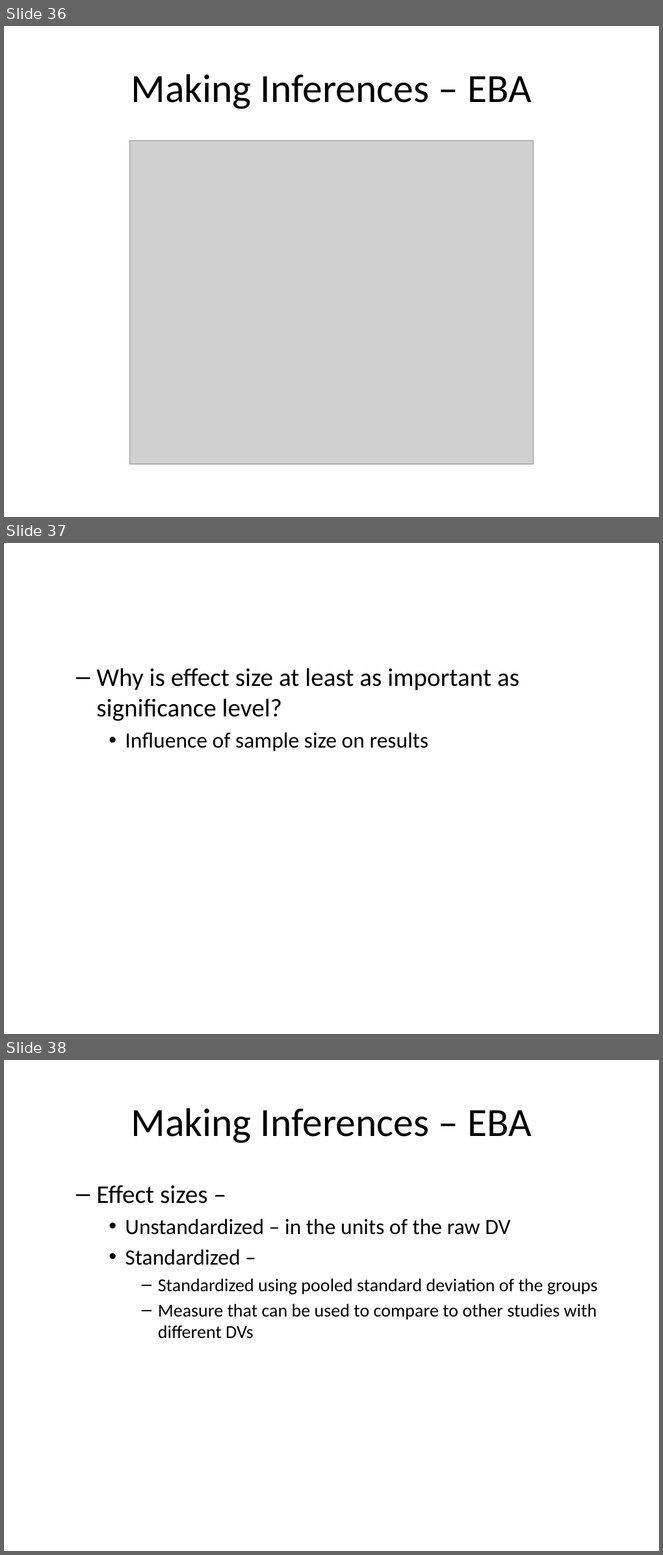
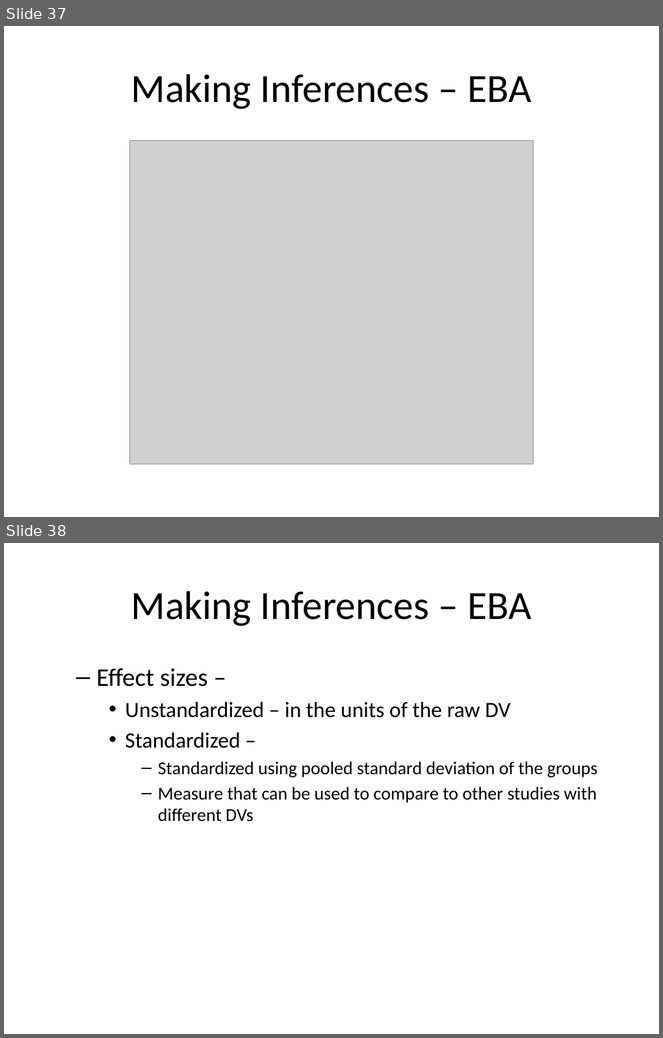
Before and after one commit to classes-medb/5510, a slide deck: doc/video-12-data-analysis.pptx. Shown one above the other, each under a label of ours: slides 36, 37 and 38 before the commit, slides 37 and 38 after it. The pictures are 663x1555 and 663x1038 pixels, drawn with LibreOffice and Linux fonts; fonts in the diff are those of the drawing; grey boxes stand for pictures. Boxes give left, top, right and bottom in pixels: in the first picture for what was removed or moved away, otherwise in the second. Text is boxed around its words. In the diff, an @@ line names an element or a change of style, - is before the commit and + after.

```diff
--- a/doc/video-12-data-analysis.pptx
+++ b/doc/video-12-data-analysis.pptx
@@ slide 37 removed at (4,543,659,1034), background #FFFFFF @@
@@ text removed at (96,668,519,752) @@
-  – Why is effect size at least as important as significance level?
-    • Influence of sample size on results
@@ what was slide 36 is now slide 37 @@
```
Also in this commit, not shown: 4 slides changed, 4 slides added, 3 other slides removed, 1 other file.
